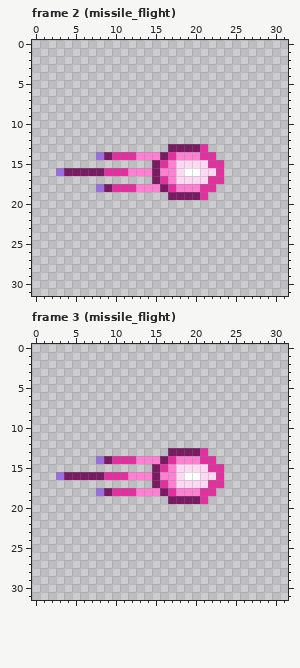
One commit to this pixel-art file: assets/source/vfx/magic_missile/vfx_magic_missile.ase. Above: the version before the commit.
32x32 pixels, 9 frames. Shown: frame 2 (missile_flight), frame 3 (missile_flight). The commit also changed other frames, which this record leaves out.
The same view after the edit:
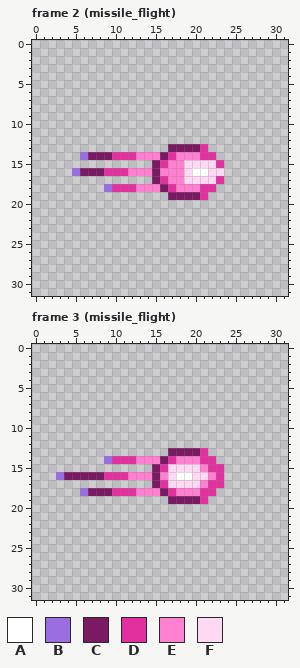
Palette (. is transparent): A #ffffff  B #9a6ee0  C #7a1a63  D #e2309f  E #ff7fd0  F #ffd8f4
Diff:
Frame 2 (missile_flight):
y 14: x 6..8 ..B -> BCC
y 15: x 18 F -> E; x 22 D -> F
y 16: x 3..5 BCC -> ..B; x 18..19 FA -> EF; x 21 F -> A; x 23 D -> F
y 17: x 18 F -> E; x 22 D -> F
y 18: x 8..9 BC -> .B
Frame 3 (missile_flight):
y 14: x 8..9 BC -> .B
y 15: x 17 E -> F; x 21 F -> E
y 16: x 17..18 EF -> FA; x 20 A -> F; x 22 F -> E
y 17: x 17 E -> F; x 21 F -> E
y 18: x 6..8 ..B -> BCC
Pixel boxes of the changes (left, top, right, bottom) in both pictures:
changed: (56, 152, 112, 192)
changed: (176, 160, 224, 184)
changed: (96, 456, 112, 464)
changed: (168, 464, 216, 488)
changed: (80, 488, 104, 496)
